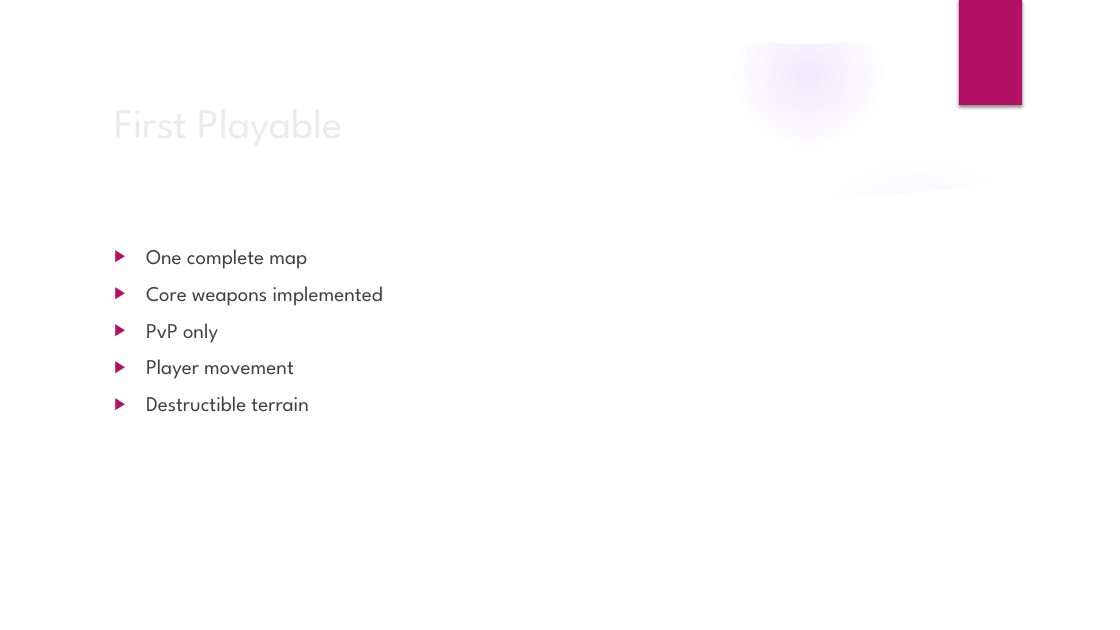
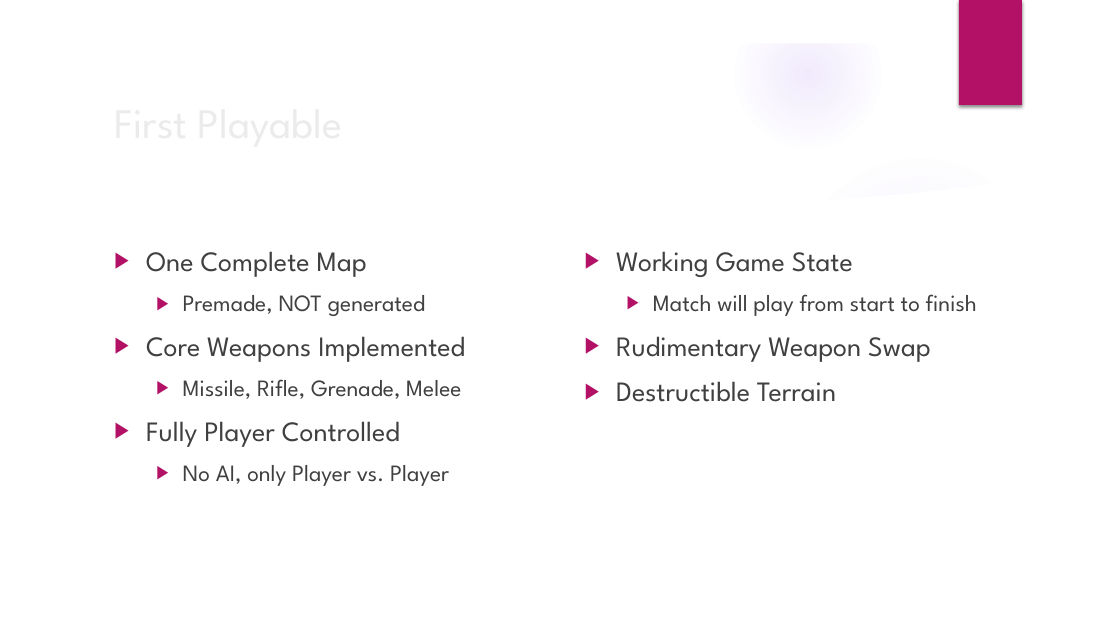
Before and after one commit to trevinofernando/2D-Tactical-Game, a slide deck: slide 9 of Game Proposal.pptx. Drawn at 1120x630 pixels with LibreOffice and Linux fonts; fonts in the diff are those of the drawing; background and template pictures are left out. Boxes give left, top, right and bottom in pixels: in the first picture for what was removed or moved away, otherwise in the second. Text is boxed around its words. In the diff, an @@ line names an element or a change of style, - is before the commit and + after.

```diff
--- a/Game Proposal.pptx
+++ b/Game Proposal.pptx
@@ text at box(146, 251, 465, 486): text changed; size 18 to 20 pt @@
-▶ One complete map
-▶ Core weapons implemented
-▶ PvP only
-▶ Player movement
-▶ Destructible terrain
+▶ One Complete Map
+  ▶ Premade, NOT generated
+▶ Core Weapons Implemented
+  ▶ Missile, Rifle, Grenade, Melee
+▶ Fully Player Controlled
+  ▶ No AI, only Player vs. Player
@@ text added at box(616, 251, 977, 402), 24 pt, text #404040 @@
+▶ Working Game State
+  ▶ Match will play from start to finish
+▶ Rudimentary Weapon Swap
+▶ Destructible Terrain
```
Also in this commit, not shown: 2 other slides changed.
